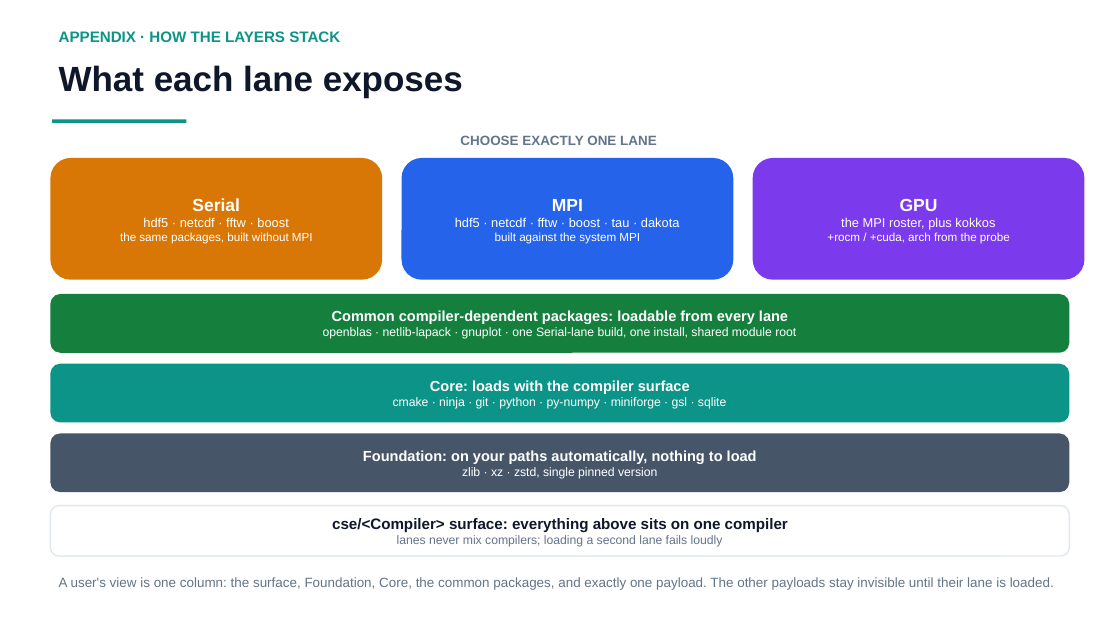
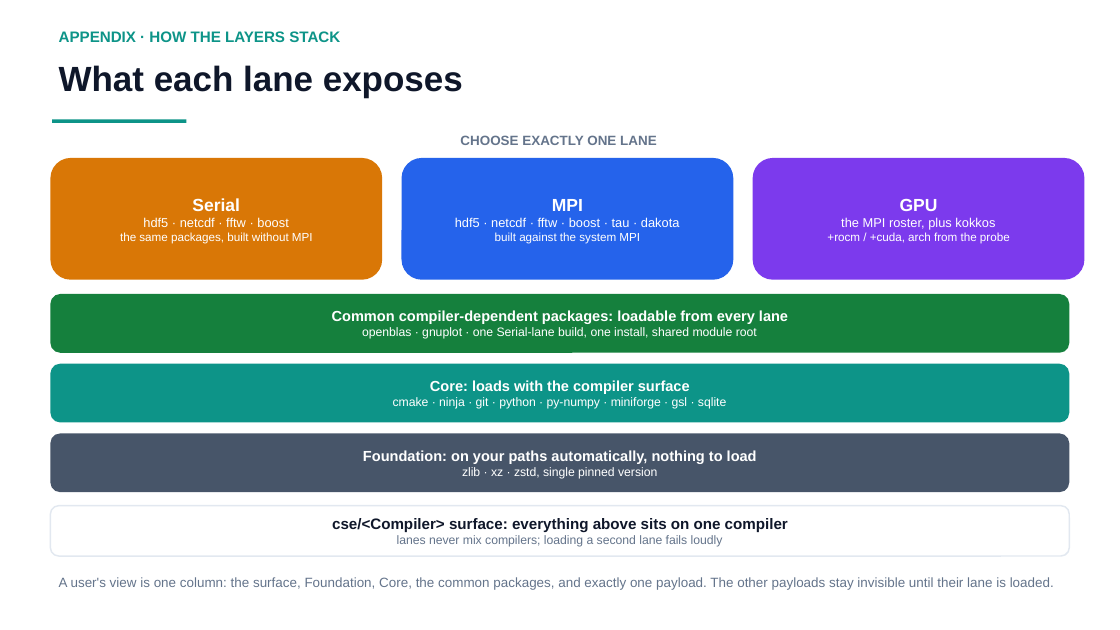
Before and after one commit to ray12514/stack-planning, a slide deck: slide 11 of presentations/cse_lanes_model.pptx. Drawn at 1120x630 pixels with LibreOffice and Linux fonts; fonts in the diff are those of the drawing. Boxes give left, top, right and bottom in pixels: in the first picture for what was removed or moved away, otherwise in the second. Text is boxed around its words. In the diff, an @@ line names an element or a change of style, - is before the commit and + after.

Commit message:
Record the OpenBLAS, ScaLAPACK, and TAU decisions
Rationale doc: netlib-lapack dropped (resolving the review it carried),
netlib-scalapack placed in the MPI lane, tau at one version with its own
GPU-lane build. Schema describes both GPU placeholders. Placement map
and deck appendix follow the roster; the open-questions slide loses the
two items now decided and reframes BLAS as the vendor-library question.

```diff
--- a/presentations/cse_lanes_model.pptx
+++ b/presentations/cse_lanes_model.pptx
@@ text in rounded rectangle at box(362, 327, 757, 339): text changed @@
-openblas · netlib-lapack · gnuplot · one Serial-lane build, one install, shared module root
+openblas · gnuplot · one Serial-lane build, one install, shared module root
```
Also in this commit, not shown: 3 other slides changed, 4 other files.
